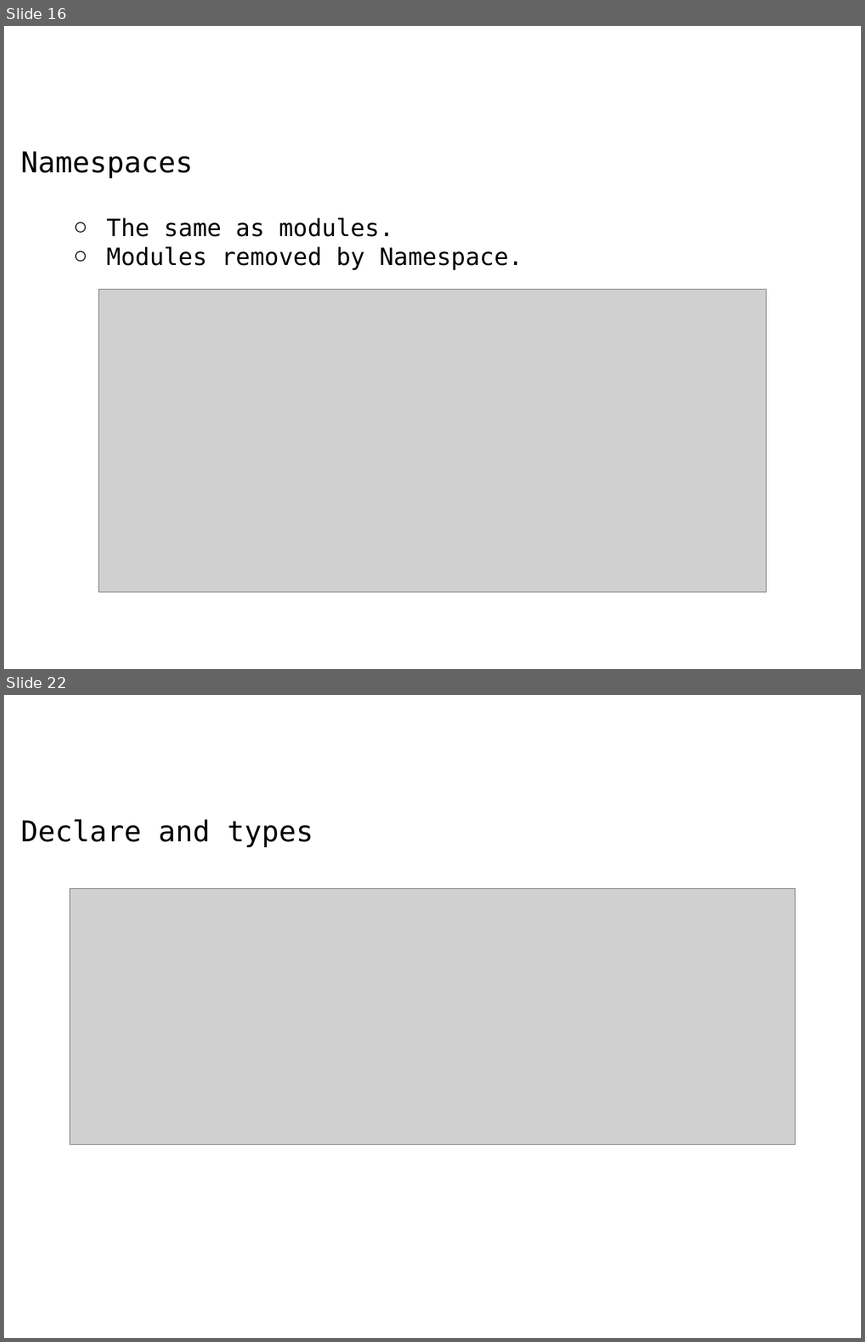
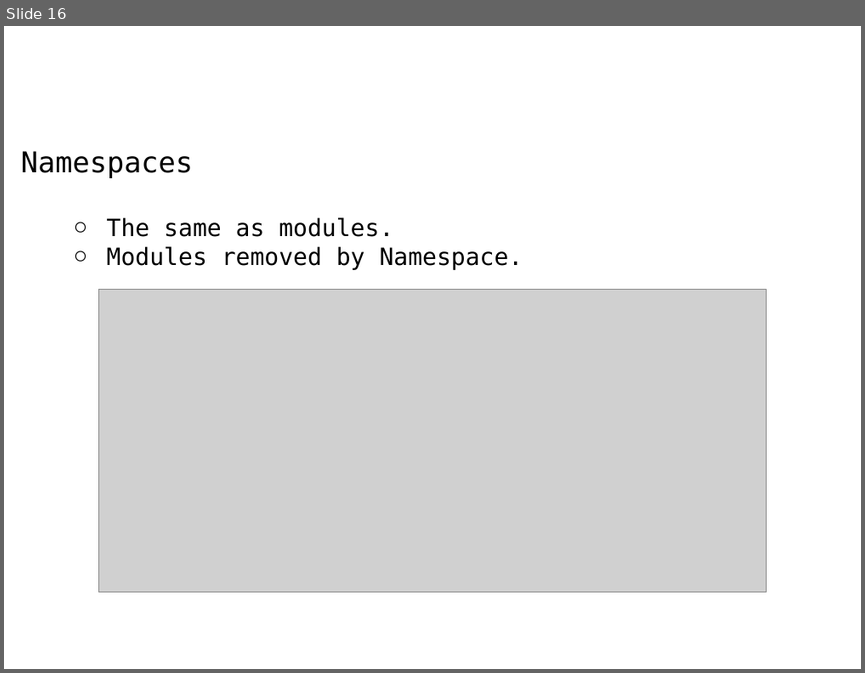
Before and after one commit to NickolayLototskiyDevPro/TypescriptFlow, a slide deck: presentations/02_OOP.pptx. Shown one above the other, each under a label of ours: slides 16 and 22 before the commit, slide 16 after it; the slides between them are not shown. The pictures are 865x1342 and 865x673 pixels, drawn with LibreOffice and Linux fonts; fonts in the diff are those of the drawing; grey boxes stand for pictures; background and template pictures are left out. Boxes give left, top, right and bottom in pixels: in the first picture for what was removed or moved away, otherwise in the second. Text is boxed around its words. In the diff, an @@ line names an element or a change of style, - is before the commit and + after.

```diff
--- a/presentations/02_OOP.pptx
+++ b/presentations/02_OOP.pptx
@@ slide 22 removed at box(4, 695, 861, 1338), background picture (left out) @@
@@ text removed at box(21, 819, 313, 847) @@
-Declare and types
@@ picture removed at box(70, 889, 794, 1144) @@
```
Also in this commit, not shown: 1 slide changed, 7 other slides removed, 3 other files.
